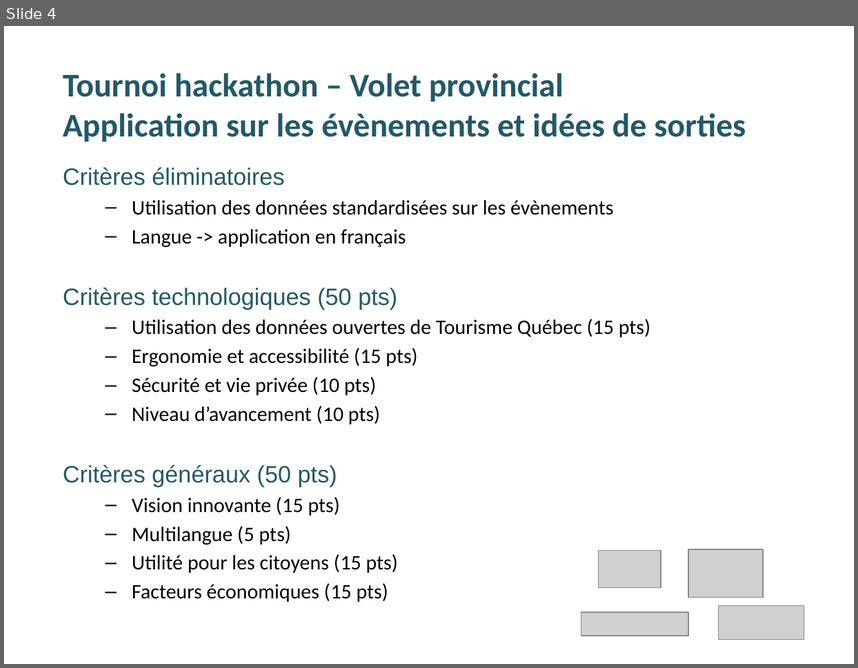
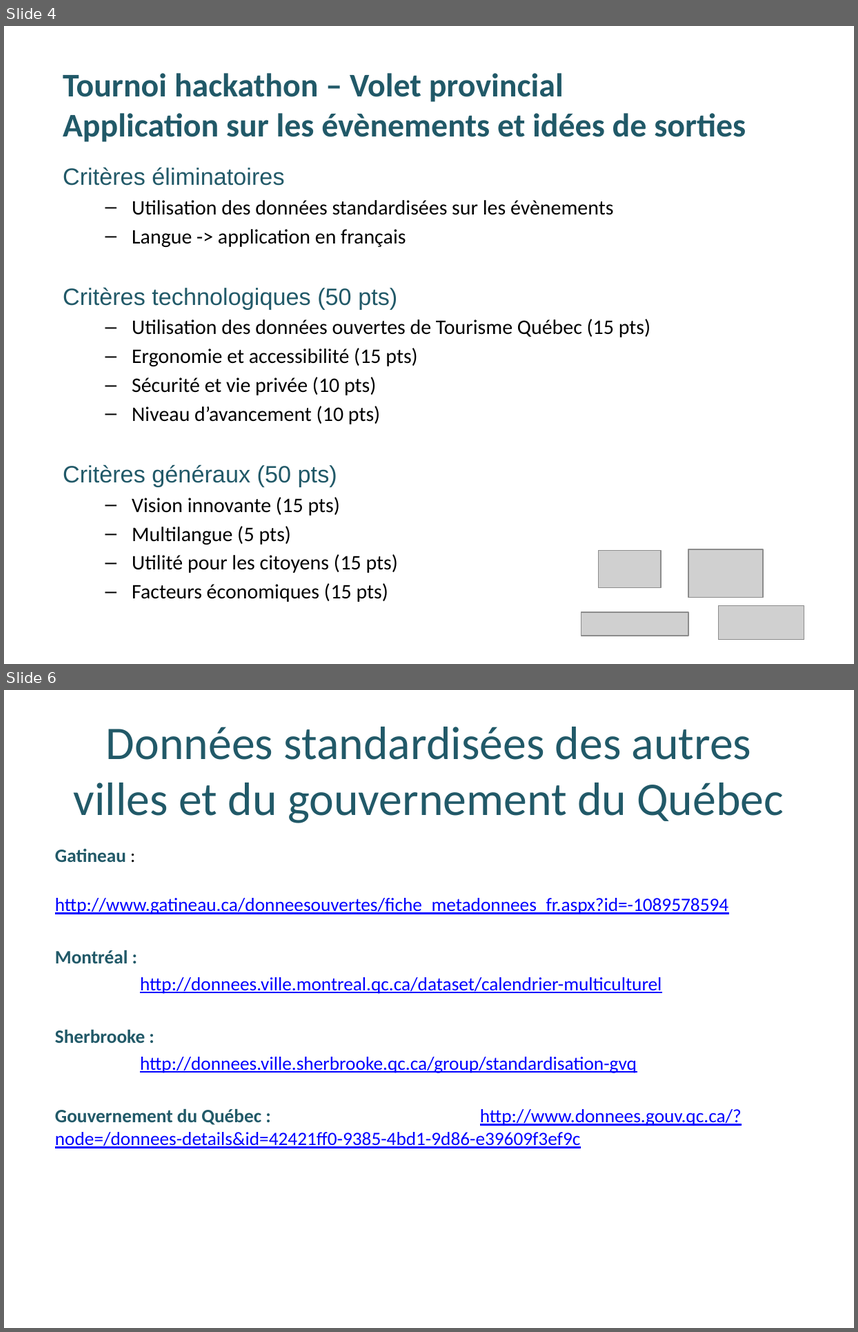
Before and after one commit to forgeintermunicipale/DocHackathonVdQ2014, a slide deck: Documents officiels/Présentation hackathon 2014.pptx. Shown one above the other, each under a label of ours: slide 4 before the commit, slides 4 and 6 after it; the slides between them are not shown. The pictures are 858x668 and 858x1332 pixels, drawn with LibreOffice and Linux fonts; fonts in the diff are those of the drawing; grey boxes stand for pictures. Boxes give left, top, right and bottom in pixels: in the first picture for what was removed or moved away, otherwise in the second. Text is boxed around its words. In the diff, an @@ line names an element or a change of style, - is before the commit and + after.

Commit message:
add dataset slide

```diff
--- a/Documents officiels/Présentation hackathon 2014.pptx
+++ b/Documents officiels/Présentation hackathon 2014.pptx
@@ slide 6 added at [4, 690, 854, 1328], background #FFFFFF @@
@@ title added at [74, 727, 784, 823], 39.6 pt, text #215968 @@
+Données standardisées des autres villes et du gouvernement du Québec
@@ text added at [55, 849, 742, 1148], 16 pt, text #0000FF, underline @@
+Gatineau :
+http://www.gatineau.ca/donneesouvertes/fiche_metadonnees_fr.aspx?id=-1089578594
+Montréal :
+http://donnees.ville.montreal.qc.ca/dataset/calendrier-multiculturel
+Sherbrooke :
+http://donnees.ville.sherbrooke.qc.ca/group/standardisation-gvq
+Gouvernement du Québec : http://www.donnees.gouv.qc.ca/?node=/donnees-details&id=42421ff0-9385-4bd1-9d86-e39609f3ef9c
```
Also in this commit, not shown: 2 slides changed.
